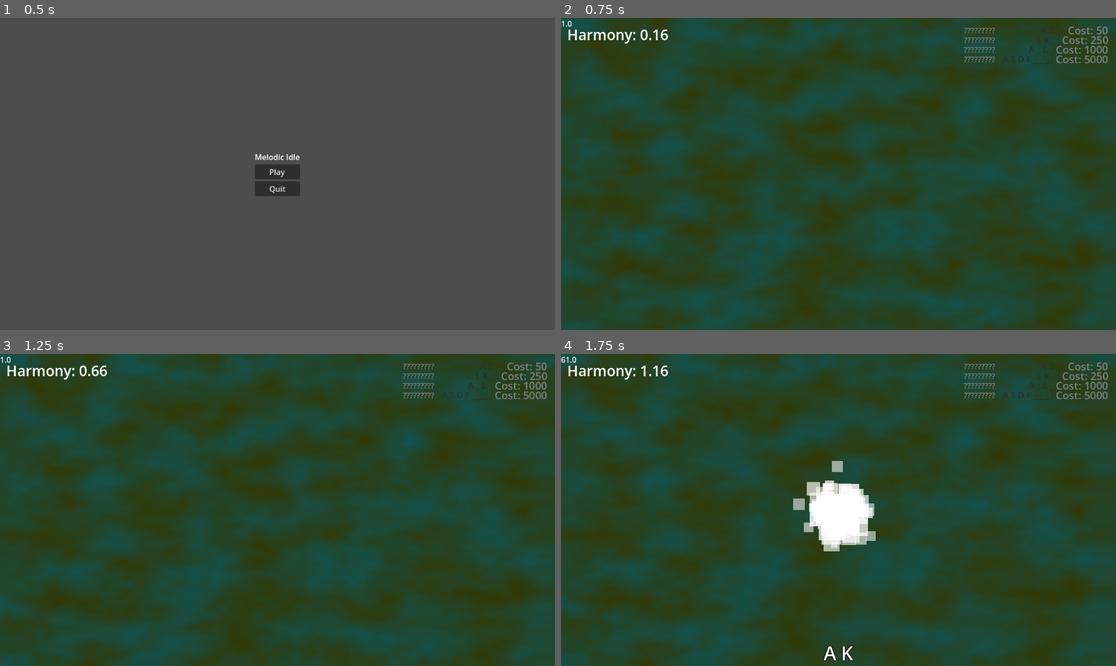
Above: before the commit, frames 1-4 (two rows, left to right).
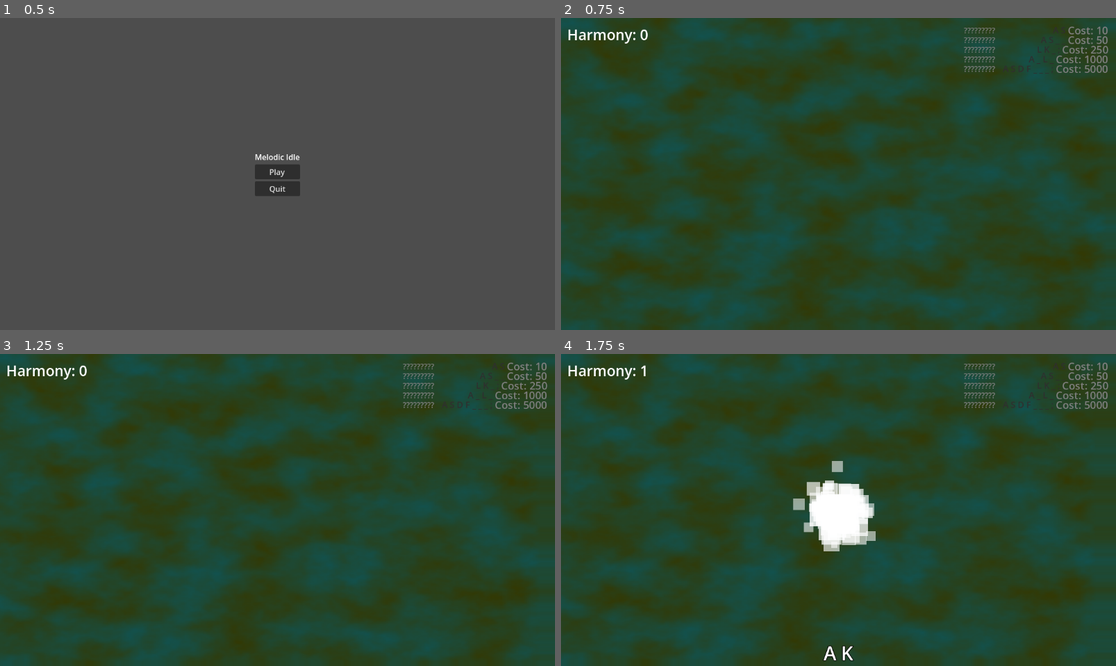
Above: after the commit, the same moments.

Repository: zKawaiiKittyz/Melodic-Idle
Game: Godot game, scene res://groups/scenes/main menu/main_menu.tscn
The game is run twice, just before and just after one commit, with the same random seed, the same clock (stepped at 60 frames per second) and the same inputs.
Inputs:
- Up to frame 1 (0.5 s): no input
- Up to frame 2 (0.75 s): click "Play" at 0.5 s
- Up to frame 3 (1.25 s): no input
- Up to frame 4 (1.75 s): tap Enter at 1.25 s; tap A (A) at 1.35 s; tap K (K) at 1.55 s

Frame 1 is identical in both runs. In frame 2, 0.5% of the frame differs, in the area x 0-99%, y 0-18%; in frame 3, 0.5%; in frame 4, 0.5%.

Commit message:
Tutorial,number formatting, settings(WIP)
added a tutorial combo, changed harmony formatting and hid fps for now, now working on settings menu, will finish later.

Diff:
--- /dev/null
+++ b/melodic-idle-mew/global.gd
@@ -0,0 +1,11 @@
+extends Node
+
+
+# Called when the node enters the scene tree for the first time.
+func _ready() -> void:
+	pass # Replace with function body.
+
+
+# Called every frame. 'delta' is the elapsed time since the previous frame.
+func _process(delta: float) -> void:
+	pass
--- a/melodic-idle-mew/groups/scenes/main/main.gd
+++ b/melodic-idle-mew/groups/scenes/main/main.gd
@@ -146,7 +146,7 @@
 
 
 func _update_harmony_label() -> void:
-	harmony_label.text = "Harmony: %s" % str(harmony).pad_decimals(2)
+	harmony_label.text = "Harmony: %s" % format_number(harmony)
 
 
 func _increment_harmony(delta: float) -> void:
@@ -226,6 +226,23 @@
 	sequence_tween.tween_property(sequence_label, "modulate", Color.WHITE, 0.4)
 
 
+func format_number(num: float) -> String:
+	var s = "%d" % num
+	var len = s.length()
+	if len <= 3:
+		return s
+
+	var mod = len % 3
+	var res = ""
+	if mod != 0:
+		res += s.substr(0, mod) + ","
+
+	for i in range(mod, len, 3):
+		res += s.substr(i, 3) + ","
+
+	return res.left(res.length() - 1)
+
+
 #endregion
 
 
--- a/melodic-idle-mew/groups/scenes/main/main.tscn
+++ b/melodic-idle-mew/groups/scenes/main/main.tscn
@@ -85,6 +85,7 @@
 
 [node name="FPSLabel" type="Label" parent="CanvasLayer"]
 unique_name_in_owner = true
+visible = false
 offset_right = 40.0
 offset_bottom = 23.0
 
--- a/melodic-idle-mew/groups/sound player/combo/combo.gd
+++ b/melodic-idle-mew/groups/sound player/combo/combo.gd
@@ -3,6 +3,7 @@
 
 
 enum Type {
+	TUTORIAL,
 	FLUTE,
 	PIANO,
 	ORGAN,
@@ -32,6 +33,12 @@
 	name = Type.keys()[_type].capitalize()
 
 	match _type:
+		Type.TUTORIAL:
+			cost = 10
+			reward = 1
+			combo_sequence = [KEY_A, KEY_S]
+			hint = "A S"
+			color = Color.LIGHT_GRAY
 		Type.FLUTE:
 			cost = 50
 			reward = 5
--- a/melodic-idle-mew/project.godot
+++ b/melodic-idle-mew/project.godot
@@ -14,6 +14,10 @@
 run/main_scene="uid://dwyv653jb45xi"
 config/features=PackedStringArray("4.4", "GL Compatibility")
 config/icon="res://groups/hud/icon.svg"
+
+[autoload]
+
+Global="*res://global.gd"
 
 [editor_plugins]
 
Not shown, added: melodic-idle-mew/global.gd.uid
